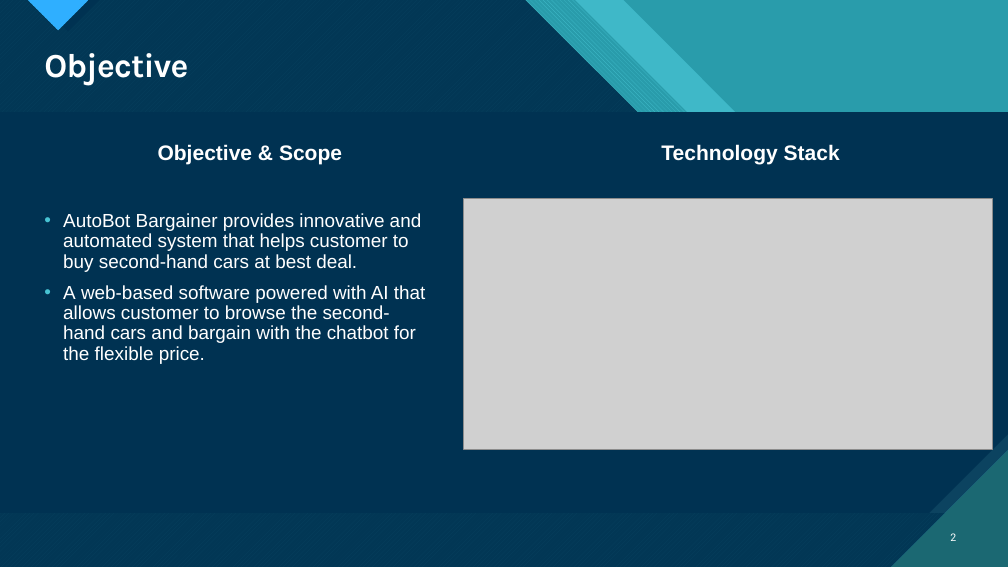
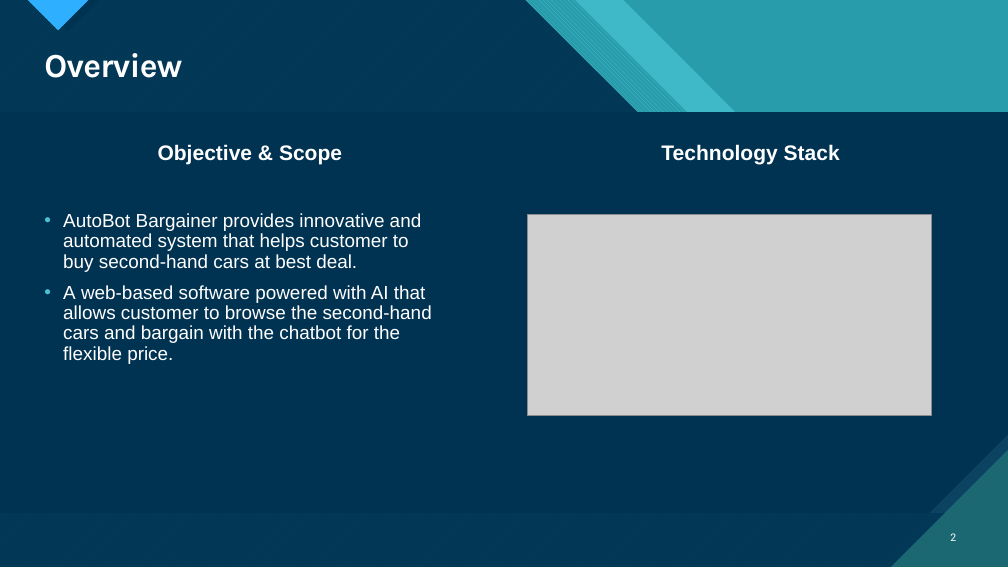
Before and after one commit to ShrutikaDRaut/Capstone2, a slide deck: slide 2 of AutoBot Bargainer.pptx. Drawn at 1008x567 pixels with LibreOffice and Linux fonts; fonts in the diff are those of the drawing; grey boxes stand for pictures. Boxes give left, top, right and bottom in pixels: in the first picture for what was removed or moved away, otherwise in the second. Text is boxed around its words. In the diff, an @@ line names an element or a change of style, - is before the commit and + after.

```diff
--- a/AutoBot Bargainer.pptx
+++ b/AutoBot Bargainer.pptx
@@ title at bbox=[44, 53, 182, 78]: text changed @@
-Objective
+Overview
@@ text "AutoBot Bargainer provides innovative and ..." rewrapped from bbox=[63, 213, 425, 364] to bbox=[63, 213, 432, 364] @@
@@ picture: place and size @@
-picture at bbox=[464, 198, 993, 449]
+picture at bbox=[527, 215, 931, 415]
```
Also in this commit, not shown: 1 other slide changed, 1 slide added.
